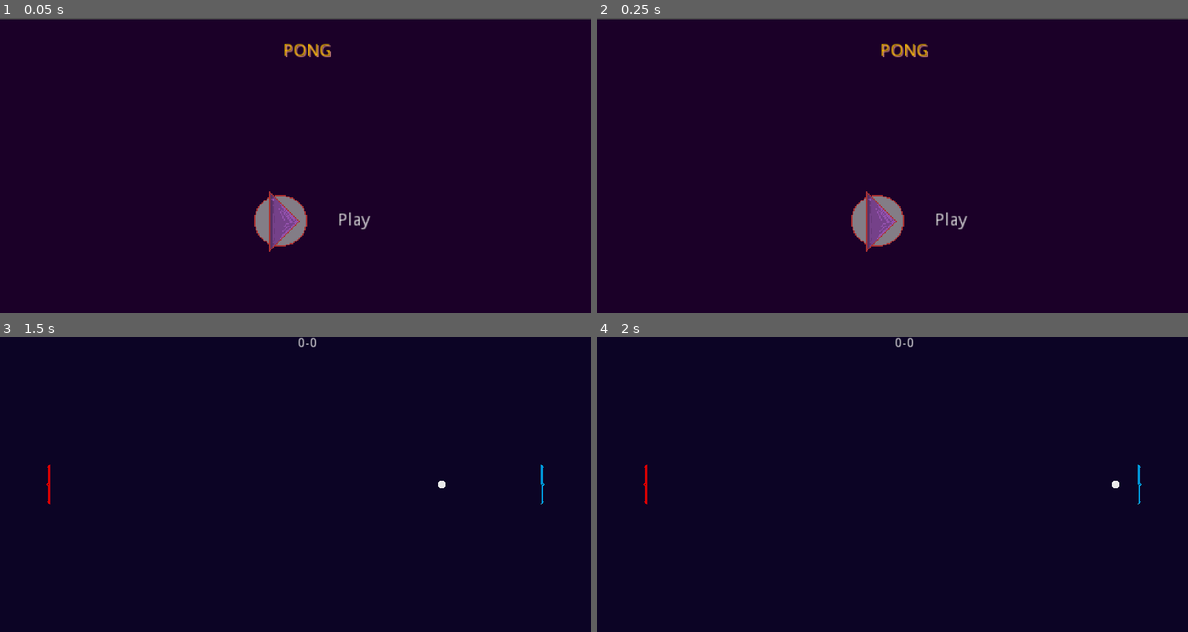
Above: before the commit, frames 1-4 (two rows, left to right).
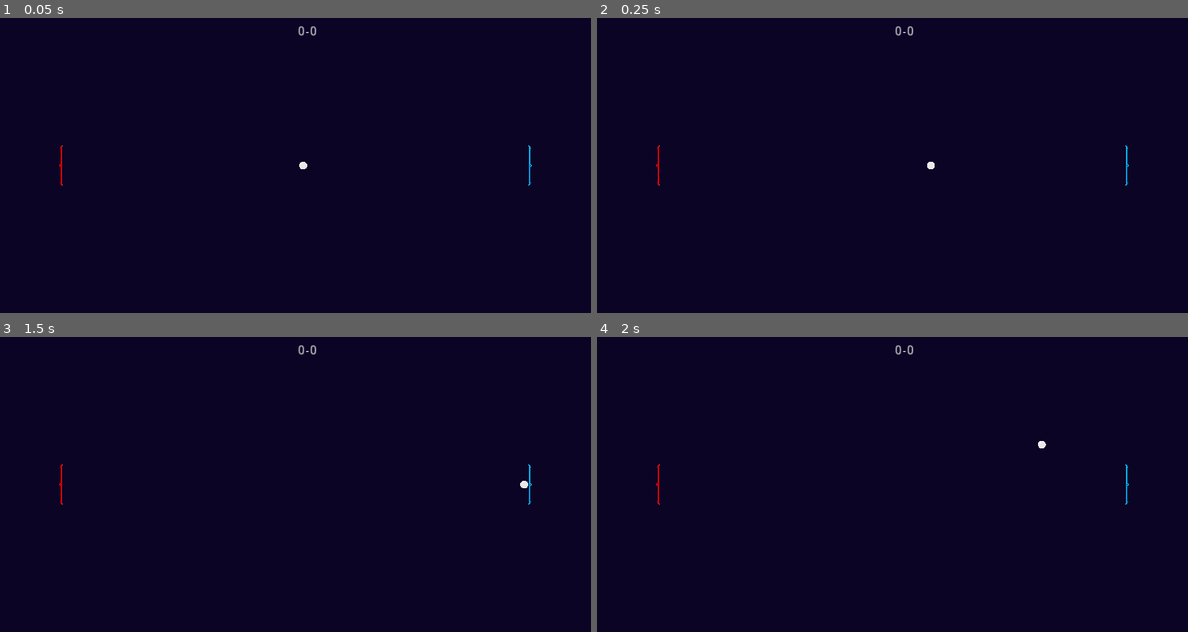
Above: after the commit, the same moments.

Repository: AngeloGi/Godot-Pong
Game: Godot game, scene res://GameScreen.tscn
The game is run twice, just before and just after one commit, with the same random seed, the same clock (stepped at 60 frames per second) and the same inputs. Before the commit the project starts from res://MainMenu.tscn.
Inputs (mouse positions are in pixels of both pictures, inside the frame that each line leads up to):
- Up to frame 1 (0.05 s): no input
- Up to frame 2 (0.25 s): no input
- Up to frame 3 (1.5 s): click (313, 540) at 0.5 s, where only the run before the commit has a clickable "Play"; move the mouse to (425, 469) at 1.27 s
- Up to frame 4 (2 s): no input

The runs differ from the first frame. In frame 1, 2.3% of the frame differs, in the area x 0-100%, y 0-80%; in frame 2, 2.3%; in frame 3, 0.3%; in frame 4, 0.3%.

Commit message:
small fix to paddle  positions

Diff:
--- a/Project/GameScreen.gd
+++ b/Project/GameScreen.gd
@@ -9,8 +9,8 @@
 func _ready():
 	object_LeftPaddle = load("res://Paddle.tscn").instance()
 	object_RightPaddle = load("res://Paddle.tscn").instance()
-	object_LeftPaddle.spawnLocation(80,240)
-	object_RightPaddle.spawnLocation(880,240)
+	object_LeftPaddle.spawnLocation(100,240)
+	object_RightPaddle.spawnLocation(860,240)
 	object_LeftPaddle.setIsLeftPaddle(true)
 	object_RightPaddle.setIsLeftPaddle(false)
 	add_child(object_LeftPaddle)
--- a/Project/GameScreen.tscn
+++ b/Project/GameScreen.tscn
@@ -62,7 +62,7 @@
 anchor_bottom = 0.0
 margin_left = -40.0
 margin_right = 40.0
-margin_bottom = 48.0
+margin_bottom = 30.0
 rect_scale = Vector2( 1.5, 1.5 )
 rect_pivot_offset = Vector2( 0, 0 )
 rect_clip_content = false
@@ -72,7 +72,8 @@
 size_flags_vertical = 4
 text = "0-0"
 align = 1
+valign = 1
+uppercase = true
 percent_visible = 1.0
 lines_skipped = 0
 max_lines_visible = -1
-_sections_unfolded = [ "Rect" ]
--- a/Project/project.godot
+++ b/Project/project.godot
@@ -11,7 +11,7 @@
 [application]
 
 config/name="Godot Pong"
-run/main_scene="res://MainMenu.tscn"
+run/main_scene="res://GameScreen.tscn"
 config/icon="res://icon.png"
 
 [display]
